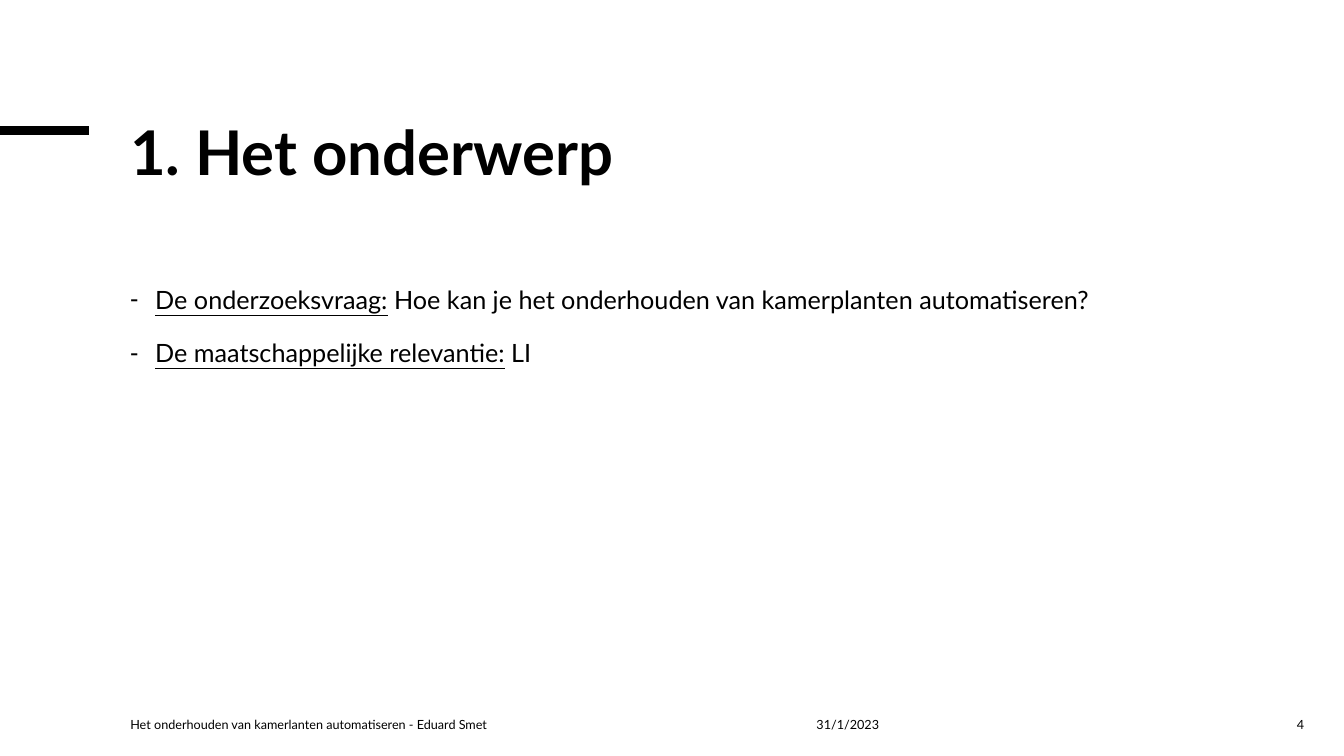
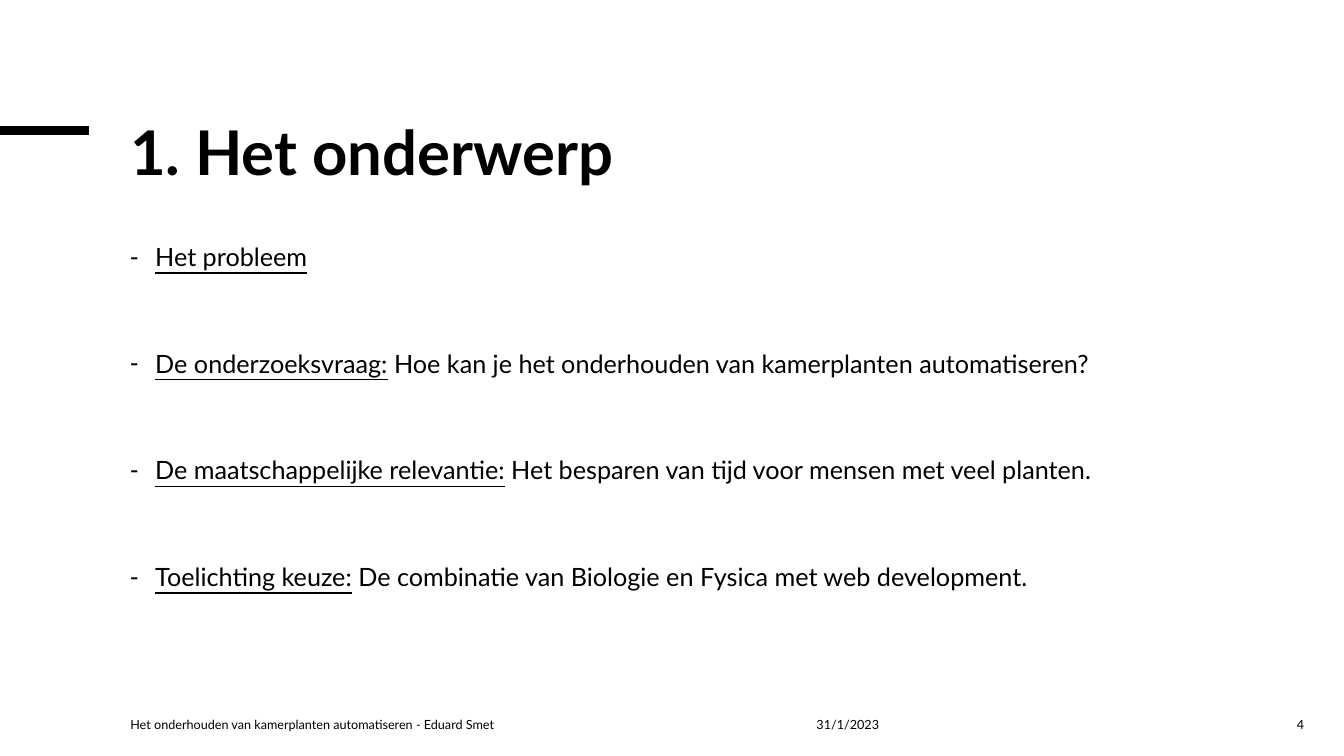
Before and after one commit to Celarye/syfinalproject, a slide deck: slide 4 of Het onderhouden van kamerplanten automatiseren.pptx. Drawn at 1344x756 pixels with LibreOffice and Linux fonts; fonts in the diff are those of the drawing. Boxes give left, top, right and bottom in pixels: in the first picture for what was removed or moved away, otherwise in the second. Text is boxed around its words. In the diff, an @@ line names an element or a change of style, - is before the commit and + after.

```diff
--- a/Het onderhouden van kamerplanten automatiseren.pptx
+++ b/Het onderhouden van kamerplanten automatiseren.pptx
@@ text "Het probleem": place and size @@
-text "Het probleem" at (155,290,1088,367)
+text "Het probleem" at (155,247,1091,591)
@@ text at (155,247,307,271): paragraph added @@
+– Het probleem
@@ text at (155,460,1091,591): text changed @@
-– De maatschappelijke relevantie: LI
+– De maatschappelijke relevantie: Het besparen van tijd voor mensen met veel planten.
+– Toelichting keuze: De combinatie van Biologie en Fysica met web development.
@@ text at (130,719,494,731): text changed @@
-Het onderhouden van kamerlanten automatiseren - Eduard Smet
+Het onderhouden van kamerplanten automatiseren - Eduard Smet
```
Also in this commit, not shown: 3 other slides changed, 18 slides added.
